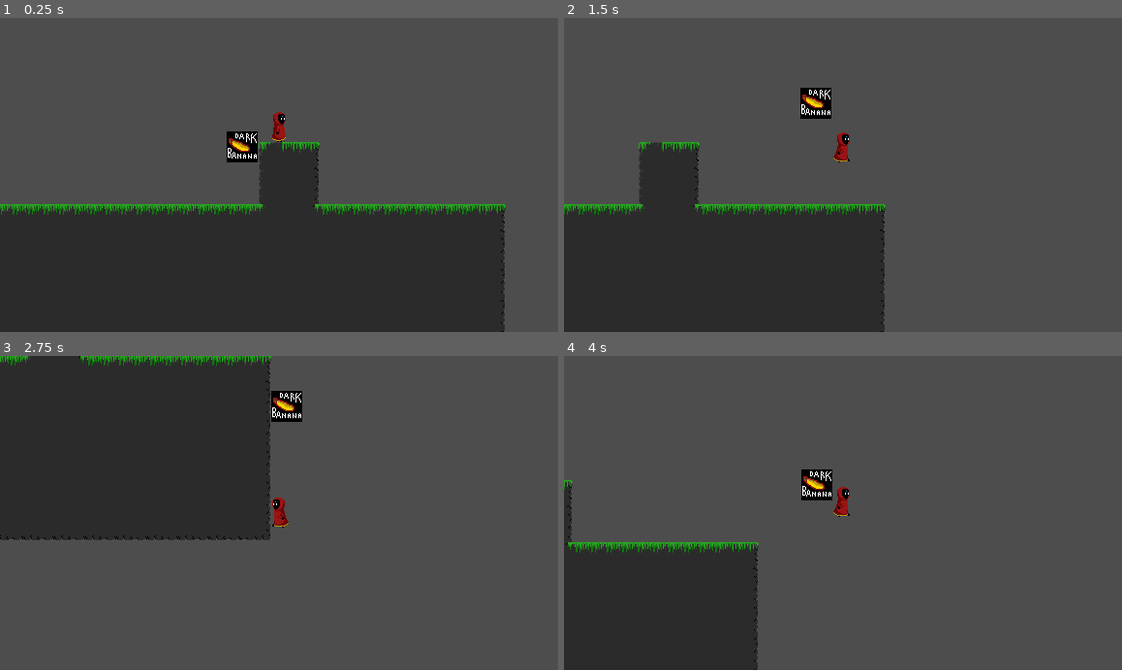
Above: before the commit, frames 1-4 (two rows, left to right).
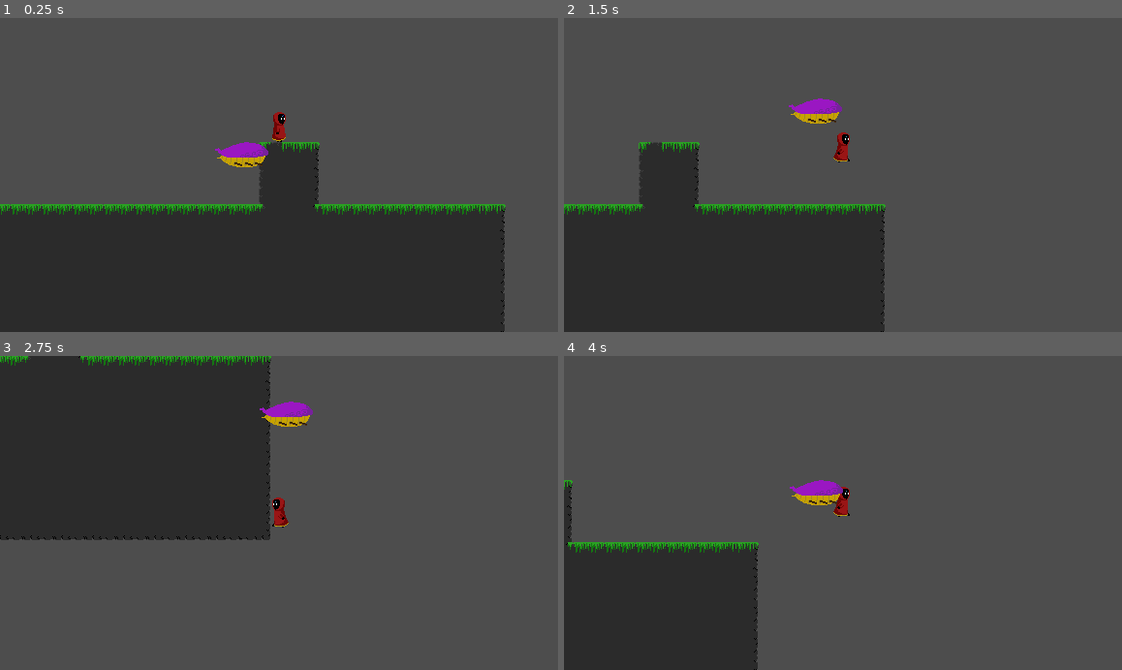
Above: after the commit, the same moments.

Repository: OneOfTheJellies/A_Dark_And_Sullen_Sky
Game: Godot game, scene res://Test project/test.tscn
The game is run twice, just before and just after one commit, with the same random seed, the same clock (stepped at 60 frames per second) and the same inputs.
Inputs:
- Up to frame 1 (0.25 s): no input
- Up to frame 2 (1.5 s): tap Enter (ui_accept) at 0.5 s; hold Right (right) from 0.53 s (still down); tap Up (jump) at 0.6, 0.77, 1.07 s; tap Z (item interact) at 1.35 s
- Up to frame 3 (2.75 s): tap Up (jump) at 1.52, 1.55, 1.82, 2.1 s; release Right (right) at 2.03 s; hold Left (left) from 2.03 s (still down)
- Up to frame 4 (4 s): release Left (left) at 2.78 s; hold Right (right) from 2.78 s (still down); tap Z (item interact) at 2.85 s; tap Up (jump) at 3.02, 3.05, 3.32, 3.6, 3.77 s

The runs differ from the first frame. In frame 1, 0.8% of the frame differs, in the area x 38-49%, y 36-48%; in frame 2, 0.8%; in frame 3, 0.8%; in frame 4, 0.8%.

Commit message:
started animating

Diff:
--- a/Test project/biter_beetle.tscn
+++ b/Test project/biter_beetle.tscn
@@ -1,10 +1,20 @@
-[gd_scene load_steps=8 format=3 uid="uid://bdbfeqm0w0j6d"]
+[gd_scene load_steps=25 format=3 uid="uid://bdbfeqm0w0j6d"]
 
 [ext_resource type="Script" path="res://biterBeetle.gd" id="1_yxkec"]
-[ext_resource type="Texture2D" uid="uid://daycmd4ktf0s5" path="res://Test project/banana.png" id="2_6m7uo"]
+[ext_resource type="Texture2D" uid="uid://dcu3ytnsav703" path="res://Test project/biterBeetle/attack/Biter_beetle_attack8.png" id="2_gcy4q"]
 [ext_resource type="Script" path="res://Test project/Damagable.gd" id="4_5qvd6"]
 [ext_resource type="Script" path="res://Test project/Gravity.gd" id="4_rvlod"]
 [ext_resource type="Script" path="res://Test project/stateMachine_biterBeetle.gd" id="5_5kypk"]
+[ext_resource type="Texture2D" uid="uid://ehf7duufiyae" path="res://Test project/biterBeetle/walk/Biter_beetle_walk1.png" id="6_0eu1u"]
+[ext_resource type="Texture2D" uid="uid://cpkt021hqr4u3" path="res://Test project/biterBeetle/walk/Biter_beetle_walk2.png" id="7_pomo8"]
+[ext_resource type="Texture2D" uid="uid://dy2j782sfgubs" path="res://Test project/biterBeetle/walk/Biter_beetle_walk3.png" id="8_nqhso"]
+[ext_resource type="Texture2D" uid="uid://cuqce70h1iuyq" path="res://Test project/biterBeetle/attack/Biter_beetle_attack1.png" id="9_mag0j"]
+[ext_resource type="Texture2D" uid="uid://bugoiuptri7ib" path="res://Test project/biterBeetle/attack/Biter_beetle_attack2.png" id="10_o2iah"]
+[ext_resource type="Texture2D" uid="uid://cx43agfud24vc" path="res://Test project/biterBeetle/attack/Biter_beetle_attack3.png" id="11_egwvs"]
+[ext_resource type="Texture2D" uid="uid://bmftioi5kdyvh" path="res://Test project/biterBeetle/attack/Biter_beetle_attack4.png" id="12_2j802"]
+[ext_resource type="Texture2D" uid="uid://dgv063gfvphbr" path="res://Test project/biterBeetle/attack/Biter_beetle_attack5.png" id="13_bgst3"]
+[ext_resource type="Texture2D" uid="uid://dmuawdgfiyrfv" path="res://Test project/biterBeetle/attack/Biter_beetle_attack6.png" id="14_otgyg"]
+[ext_resource type="Texture2D" uid="uid://bkv7nhep83xya" path="res://Test project/biterBeetle/attack/Biter_beetle_attack7.png" id="15_6rwke"]
 
 [sub_resource type="CapsuleShape2D" id="CapsuleShape2D_yymfy"]
 radius = 16.0
@@ -13,11 +23,81 @@
 [sub_resource type="CircleShape2D" id="CircleShape2D_aub6w"]
 radius = 480.0
 
+[sub_resource type="Animation" id="Animation_x0int"]
+resource_name = "walk"
+length = 0.30001
+loop_mode = 1
+step = 0.0833333
+tracks/0/type = "value"
+tracks/0/imported = false
+tracks/0/enabled = true
+tracks/0/path = NodePath("../biterBeetleSkin:texture")
+tracks/0/interp = 1
+tracks/0/loop_wrap = true
+tracks/0/keys = {
+"times": PackedFloat32Array(0.1, 0.2, 0.3),
+"transitions": PackedFloat32Array(1, 1, 1),
+"update": 1,
+"values": [ExtResource("6_0eu1u"), ExtResource("7_pomo8"), ExtResource("8_nqhso")]
+}
+
+[sub_resource type="Animation" id="Animation_b2lwj"]
+resource_name = "jumpCharge"
+length = 1.20002
+step = 0.2
+tracks/0/type = "value"
+tracks/0/imported = false
+tracks/0/enabled = true
+tracks/0/path = NodePath("../biterBeetleSkin:texture")
+tracks/0/interp = 1
+tracks/0/loop_wrap = true
+tracks/0/keys = {
+"times": PackedFloat32Array(0, 0.2, 0.4, 0.6, 0.8, 1),
+"transitions": PackedFloat32Array(1, 1, 1, 1, 1, 1),
+"update": 1,
+"values": [ExtResource("9_mag0j"), ExtResource("10_o2iah"), ExtResource("11_egwvs"), ExtResource("12_2j802"), ExtResource("13_bgst3"), ExtResource("14_otgyg")]
+}
+
+[sub_resource type="Animation" id="Animation_p8axv"]
+resource_name = "jumpAttack"
+length = 0.20001
+tracks/0/type = "value"
+tracks/0/imported = false
+tracks/0/enabled = true
+tracks/0/path = NodePath("../biterBeetleSkin:texture")
+tracks/0/interp = 1
+tracks/0/loop_wrap = true
+tracks/0/keys = {
+"times": PackedFloat32Array(0, 0.1),
+"transitions": PackedFloat32Array(1, 1),
+"update": 1,
+"values": [ExtResource("15_6rwke"), ExtResource("2_gcy4q")]
+}
+
+[sub_resource type="Animation" id="Animation_7y8cv"]
+resource_name = "jumpEnd"
+
+[sub_resource type="AnimationLibrary" id="AnimationLibrary_l383a"]
+_data = {
+"jumpAttack": SubResource("Animation_p8axv"),
+"jumpCharge": SubResource("Animation_b2lwj"),
+"jumpEnd": SubResource("Animation_7y8cv"),
+"walk": SubResource("Animation_x0int")
+}
+
+[sub_resource type="AnimationNodeAnimation" id="AnimationNodeAnimation_xhxe3"]
+animation = &"jumpCharge"
+
+[sub_resource type="AnimationNodeBlendTree" id="AnimationNodeBlendTree_qcbi0"]
+graph_offset = Vector2(-415.1, 117.2)
+nodes/jump/node = SubResource("AnimationNodeAnimation_xhxe3")
+nodes/jump/position = Vector2(100, 200)
+
 [node name="biterBeetle" type="CharacterBody2D"]
 script = ExtResource("1_yxkec")
 
-[node name="Banana" type="Sprite2D" parent="."]
-texture = ExtResource("2_6m7uo")
+[node name="biterBeetleSkin" type="Sprite2D" parent="."]
+texture = ExtResource("2_gcy4q")
 
 [node name="CollisionShape2D" type="CollisionShape2D" parent="."]
 shape = SubResource("CapsuleShape2D_yymfy")
@@ -39,5 +119,19 @@
 [node name="CollisionShape2D" type="CollisionShape2D" parent="Tageting area"]
 shape = SubResource("CircleShape2D_aub6w")
 
+[node name="biterBeetleAnimations" type="AnimationPlayer" parent="."]
+root_node = NodePath("../stateMachine_biterBeetle")
+libraries = {
+"": SubResource("AnimationLibrary_l383a")
+}
+
+[node name="AnimationTree" type="AnimationTree" parent="."]
+root_node = NodePath("../stateMachine_biterBeetle")
+libraries = {
+"": SubResource("AnimationLibrary_l383a")
+}
+tree_root = SubResource("AnimationNodeBlendTree_qcbi0")
+anim_player = NodePath("../biterBeetleAnimations")
+
 [connection signal="body_entered" from="Tageting area" to="stateMachine_biterBeetle" method="_on_tageting_area_body_entered"]
 [connection signal="body_exited" from="Tageting area" to="stateMachine_biterBeetle" method="_on_tageting_area_body_exited"]
Binary file added: Test project/Biter_beetle_walk.ase
Binary file added: Test project/biterBeetle/attack/Biter_beetle_attack1.png
Not shown, added: Test project/biterBeetle/attack/Biter_beetle_attack1.png.import
Binary file added: Test project/biterBeetle/attack/Biter_beetle_attack10.png
Not shown, added: Test project/biterBeetle/attack/Biter_beetle_attack10.png.import
Binary file added: Test project/biterBeetle/attack/Biter_beetle_attack11.png
Not shown, added: Test project/biterBeetle/attack/Biter_beetle_attack11.png.import
Binary file added: Test project/biterBeetle/attack/Biter_beetle_attack12.png
Not shown, added: Test project/biterBeetle/attack/Biter_beetle_attack12.png.import
Binary file added: Test project/biterBeetle/attack/Biter_beetle_attack13.png
Not shown, added: Test project/biterBeetle/attack/Biter_beetle_attack13.png.import
Binary file added: Test project/biterBeetle/attack/Biter_beetle_attack14.png
(and 25 more such lines)
